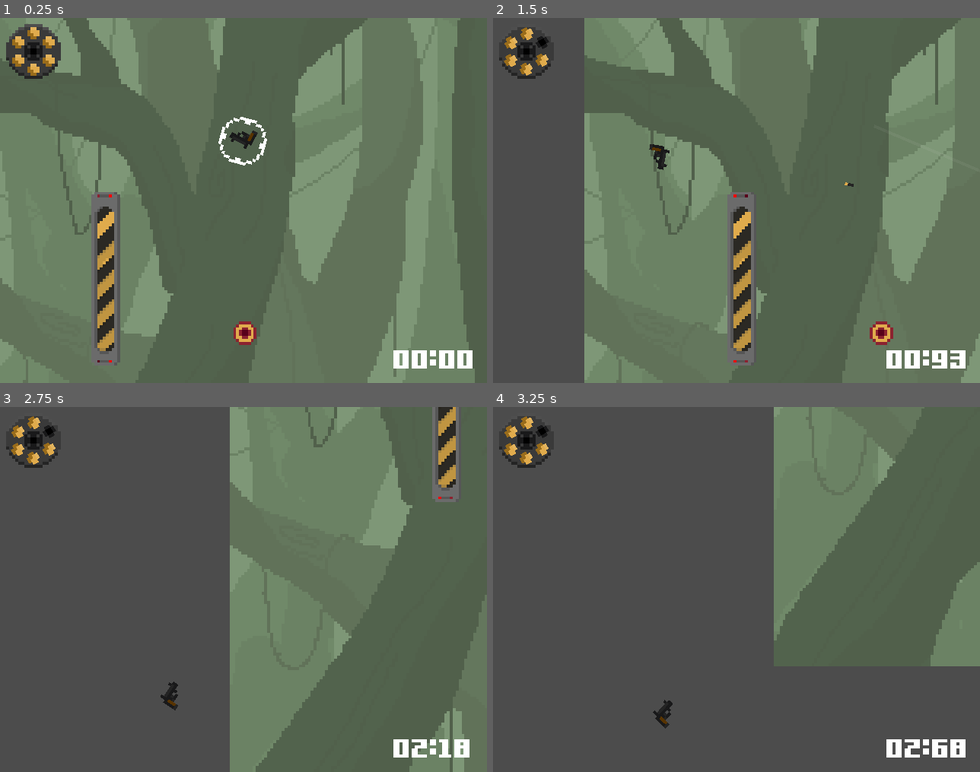
Above: before the commit, frames 1-4 (two rows, left to right).
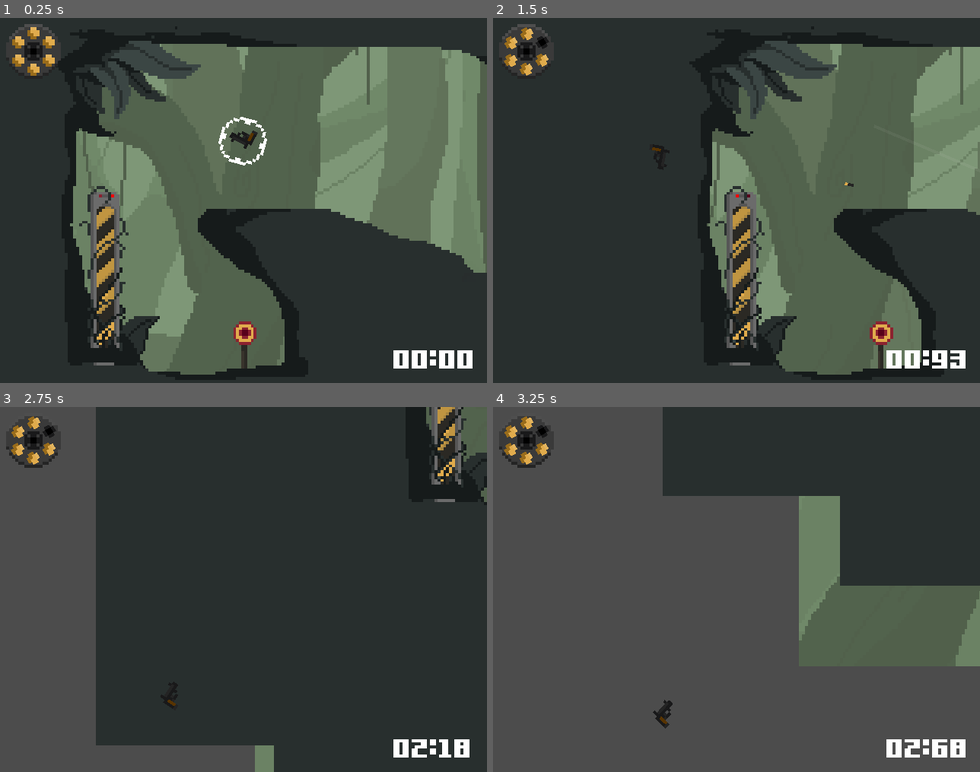
Above: after the commit, the same moments.

Repository: Emmanuelcook/Sixbit
Game: Godot game, scene res://Levels/Jungle/Level13.tscn
Same seed, same stepped clock (60 frames per second), same inputs: the game is played once before the commit and once after it. This scene is started directly instead of the project's main scene.
Inputs (mouse positions are in pixels of both pictures, inside the frame that each line leads up to):
- Up to frame 1 (0.25 s): no input
- Up to frame 2 (1.5 s): tap Enter at 0.5 s; move the mouse to (843, 182) at 0.52 s; press the mouse at (843, 182) at 0.53 s; hold D 0.53-1.28 s; move the mouse to (639, 218) at 1.27 s; release the mouse at (639, 218) at 1.28 s; tap U at 1.35 s
- Up to frame 3 (2.75 s): move the mouse to (292, 509) at 2.02 s; hold D from 2.03 s (still down); tap N at 2.1 s
- Up to frame 4 (3.25 s): keep holding D; move the mouse to (712, 662) at 2.77 s; tap L at 2.85 s

The runs differ from the first frame. In frame 1, 61% of the frame differs, in the area x 0-100%, y 0-100%; in frame 2, 70%; in frame 3, 76%, in the area x 19-100%, y 0-100%; in frame 4, 27%.

Commit message:
start design lvl 13

Diff:
--- a/Levels/Jungle/Level13.tscn
+++ b/Levels/Jungle/Level13.tscn
@@ -5,7 +5,7 @@
 [ext_resource path="res://Levels/Level.gd" type="Script" id=3]
 [ext_resource path="res://Levels/Props/Target.tscn" type="PackedScene" id=4]
 [ext_resource path="res://Player/Cam/Anchor.gd" type="Script" id=5]
-[ext_resource path="res://assets/sprites/levels/jungle/level11.png" type="Texture" id=6]
+[ext_resource path="res://assets/sprites/levels/jungle/level13.png" type="Texture" id=6]
 [ext_resource path="res://assets/sprites/levels/jungle/BG.png" type="Texture" id=7]
 [ext_resource path="res://Player/Cam/Cam.gd" type="Script" id=8]
 [ext_resource path="res://Themes/UI16.tres" type="Theme" id=9]
@@ -77,12 +77,11 @@
 goldSharpStar = 1
 
 [node name="colorAround" type="Node2D" parent="."]
-visible = false
 
 [node name="Top" type="ColorRect" parent="colorAround"]
 margin_left = -82.0
 margin_top = -320.0
-margin_right = 699.0
+margin_right = 2055.0
 margin_bottom = 3.0
 color = Color( 0.156863, 0.184314, 0.180392, 1 )
 __meta__ = {
@@ -90,9 +89,9 @@
 }
 
 [node name="Right" type="ColorRect" parent="colorAround"]
-margin_left = 467.0
+margin_left = 1916.0
 margin_top = -252.0
-margin_right = 883.0
+margin_right = 2332.0
 margin_bottom = 866.0
 color = Color( 0.156863, 0.184314, 0.180392, 1 )
 __meta__ = {
@@ -101,9 +100,9 @@
 
 [node name="Bottom" type="ColorRect" parent="colorAround"]
 margin_left = -158.0
-margin_top = 478.0
-margin_right = 842.0
-margin_bottom = 720.0
+margin_top = 632.0
+margin_right = 2074.0
+margin_bottom = 940.0
 color = Color( 0.156863, 0.184314, 0.180392, 1 )
 __meta__ = {
 "_edit_group_": true
@@ -120,7 +119,6 @@
 }
 
 [node name="TextureRect" type="TextureRect" parent="."]
-visible = false
 margin_right = 132.0
 margin_bottom = 126.0
 rect_scale = Vector2( 4, 4 )
@@ -139,7 +137,7 @@
 [node name="Walls" type="Node2D" parent="."]
 
 [node name="OIL" type="RigidBody2D" parent="Walls" groups=["slippy"]]
-position = Vector2( 14, 5 )
+position = Vector2( -36, 5 )
 mode = 1
 physics_material_override = SubResource( 16 )
 
@@ -159,26 +157,40 @@
 [node name="Targets" type="Node2D" parent="."]
 
 [node name="Target1" parent="Targets" instance=ExtResource( 4 )]
-position = Vector2( 323, 435 )
+position = Vector2( 273, 435 )
 
 [node name="Target2" parent="Targets" instance=ExtResource( 4 )]
-position = Vector2( 1324, 481 )
+position = Vector2( 1274, 481 )
 
 [node name="Target3" parent="Targets" instance=ExtResource( 4 )]
-position = Vector2( 1762, 220 )
+position = Vector2( 1712, 220 )
 
 [node name="Ricochets" type="Node2D" parent="."]
 position = Vector2( 576, 419 )
 rotation = 1.5708
 
 [node name="Ricochet1" parent="Ricochets" instance=ExtResource( 15 )]
-position = Vector2( -58.9984, 445 )
+position = Vector2( -58.9982, 495 )
+bipLeft = false
+
+[node name="Sprite" parent="Ricochets/Ricochet1" index="0"]
+visible = false
+
+[node name="CollisionShape2D" parent="Ricochets/Ricochet1" index="1"]
+position = Vector2( 1, -3.05176e-05 )
+
+[node name="ricochetFlash" parent="Ricochets/Ricochet1" index="2"]
+position = Vector2( -95, -268 )
+polygon = PoolVector2Array( 76, 172, 80, 172, 79.9995, 176, 95.9995, 176, 95.9996, 180, 108, 180, 108, 192, 116, 192, 116, 364, 116, 384, 112, 384, 112, 388, 80, 388, 80, 384, 76, 384, 76, 352 )
+
+[node name="cligno" parent="Ricochets/Ricochet1" index="5"]
+position = Vector2( -3, 3.05176e-05 )
 
 [node name="Ricochet3" parent="Ricochets" instance=ExtResource( 15 )]
-position = Vector2( -17.0049, -1306 )
+position = Vector2( -17.0048, -1256 )
 
 [node name="PlayerRoot" type="Node2D" parent="."]
-position = Vector2( 321, 167 )
+position = Vector2( 271, 167 )
 
 [node name="Player" parent="PlayerRoot" instance=ExtResource( 1 )]
 position = Vector2( -1, 3 )
@@ -363,4 +375,5 @@
 [node name="Time" parent="CanvasLayer/EndGameScreen" index="20"]
 visible = false
 
+[editable path="Ricochets/Ricochet1"]
 [editable path="CanvasLayer/EndGameScreen"]
Binary file added: assets/sprites/levels/jungle/level13.png
Not shown, added: assets/sprites/levels/jungle/level13.png.import
